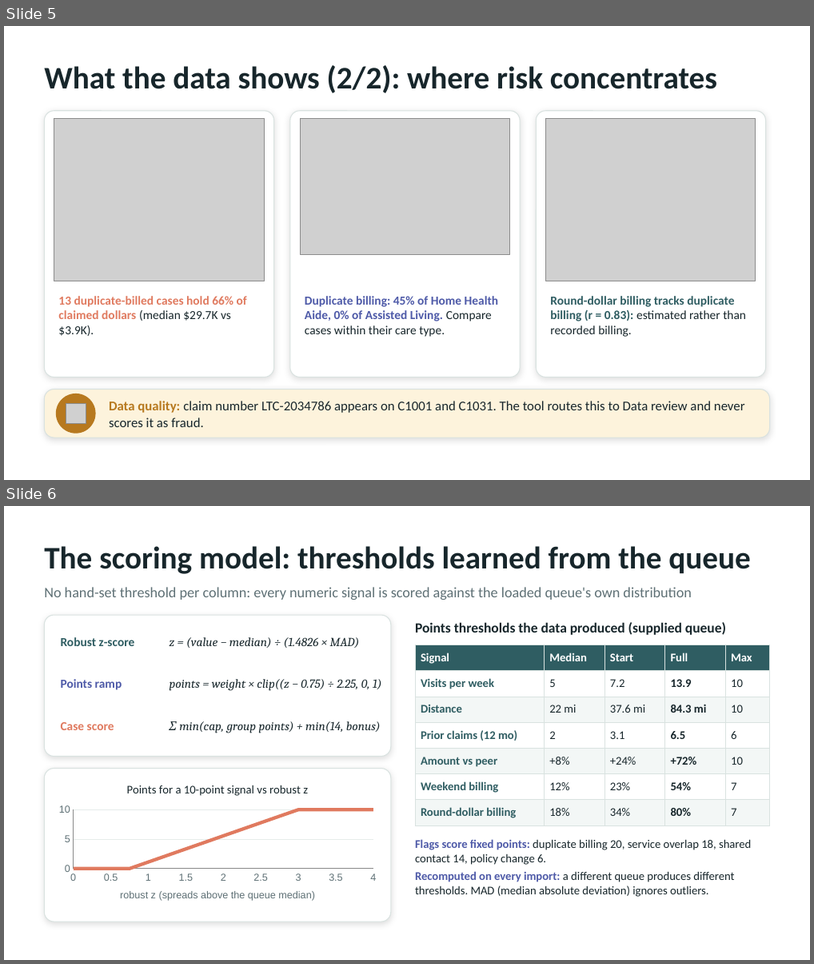
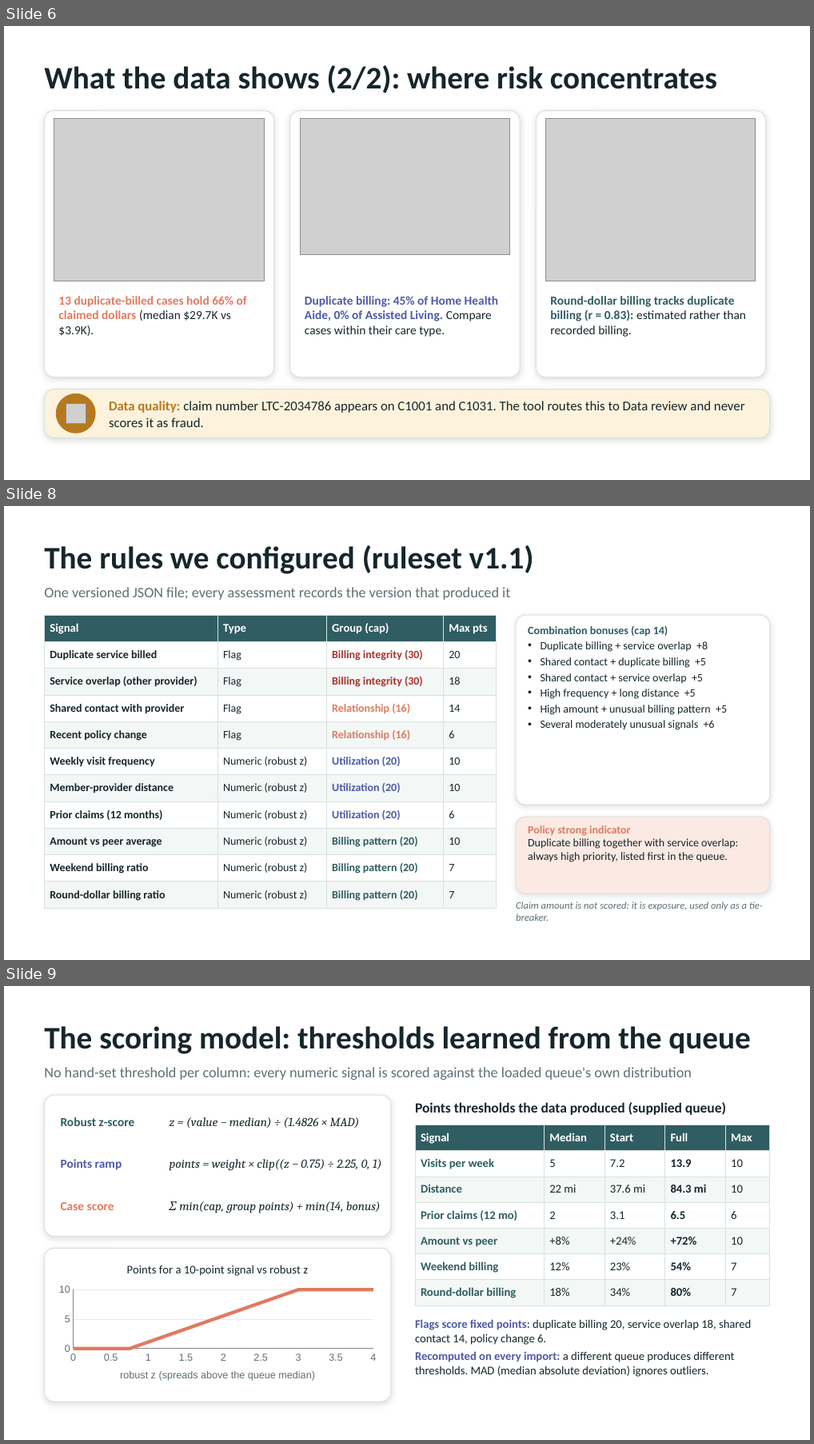
Before and after one commit to upendradeshpande/Agentic_AI_Fraud_Investigator, a slide deck: docs/Fraud_Investigator_Tool.pptx. Shown one above the other, each under a label of ours: slides 5 and 6 before the commit, slides 6, 8 and 9 after it; the slides between them are not shown. The pictures are 814x964 and 814x1444 pixels, drawn with LibreOffice and Linux fonts; fonts in the diff are those of the drawing; grey boxes stand for pictures; background and template pictures are left out. Boxes give left, top, right and bottom in pixels: in the first picture for what was removed or moved away, otherwise in the second. Text is boxed around its words. In the diff, an @@ line names an element or a change of style, - is before the commit and + after.

Commit message:
Fix amount formatting and label wrapping; updated presentation

```diff
--- a/docs/Fraud_Investigator_Tool.pptx
+++ b/docs/Fraud_Investigator_Tool.pptx
@@ slide 8 added at box(4, 506, 810, 960), background picture (left out) @@
@@ text added at box(44, 545, 534, 574), 28 pt, text #17262B, bold @@
+The rules we configured (ruleset v1.1)
@@ text added at box(44, 587, 510, 600), 13 pt, text #5E7075 @@
+One versioned JSON file; every assessment records the version that produced it
@@ table added at box(44, 615, 496, 904), 11 rows, 4 columns @@
+Signal | Type | Group (cap) | Max pts
+Duplicate service billed | Flag | Billing integrity (30) | 20
+Service overlap (other provider) | Flag | Billing integrity (30) | 18
+Shared contact with provider | Flag | Relationship (16) | 14
+Recent policy change | Flag | Relationship (16) | 6
+Weekly visit frequency | Numeric (robust z) | Utilization (20) | 10
+Member-provider distance | Numeric (robust z) | Utilization (20) | 10
+Prior claims (12 months) | Numeric (robust z) | Utilization (20) | 6
+Amount vs peer average | Numeric (robust z) | Billing pattern (20) | 10
+Weekend billing ratio | Numeric (robust z) | Billing pattern (20) | 7
+Round-dollar billing ratio | Numeric (robust z) | Billing pattern (20) | 7
@@ rounded rectangle added at box(516, 615, 770, 804), fill #FFFFFF, outline #D9E2E0 0.75 pt @@
@@ text added at box(528, 626, 727, 730), 10 pt, text #17262B @@
+Combination bonuses (cap 14)
+• Duplicate billing + service overlap +8
+• Shared contact + duplicate billing +5
+• Shared contact + service overlap +5
+• High frequency + long distance +5
+• High amount + unusual billing pattern +5
+• Several moderately unusual signals +6
@@ rounded rectangle added at box(516, 816, 770, 893), fill #FBEAE4, outline #D9E2E0 0.75 pt @@
@@ text added at box(528, 825, 738, 862), 10 pt, text #17262B @@
+Policy strong indicator
+Duplicate billing together with service overlap: always high priority, listed first in the queue.
@@ text added at box(516, 901, 763, 920), 9 pt, text #5E7075, italic @@
+Claim amount is not scored: it is exposure, used only as a tie-breaker.
@@ what was slide 5 is now slide 6 @@
@@ what was slide 6 is now slide 9 @@
```
Also in this commit, not shown: 3 slides changed, 4 other slides added, 2 other files.
